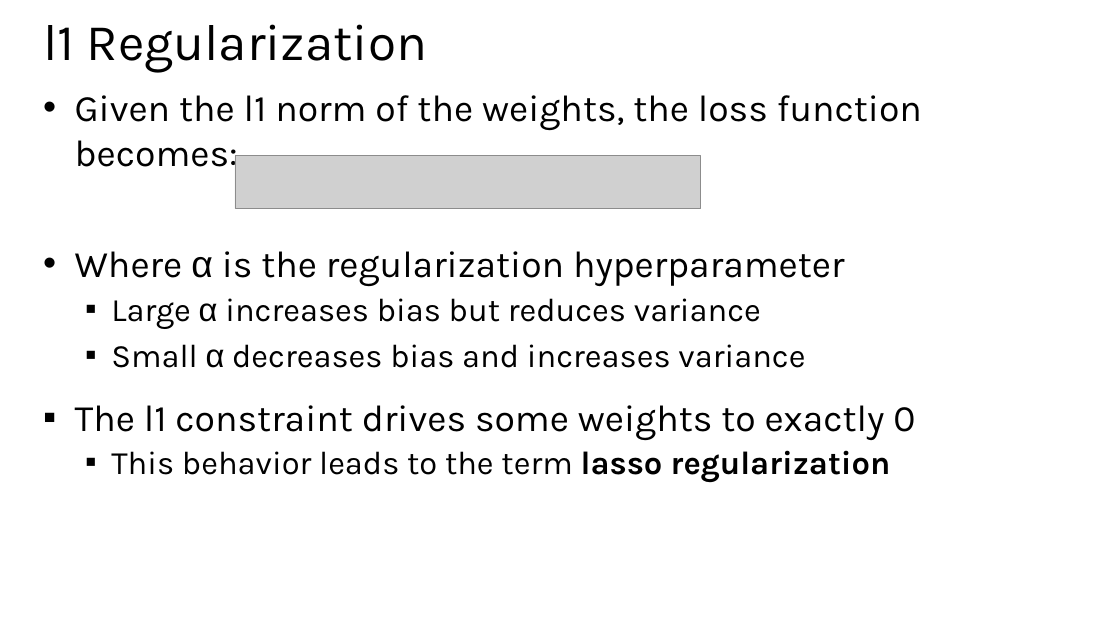
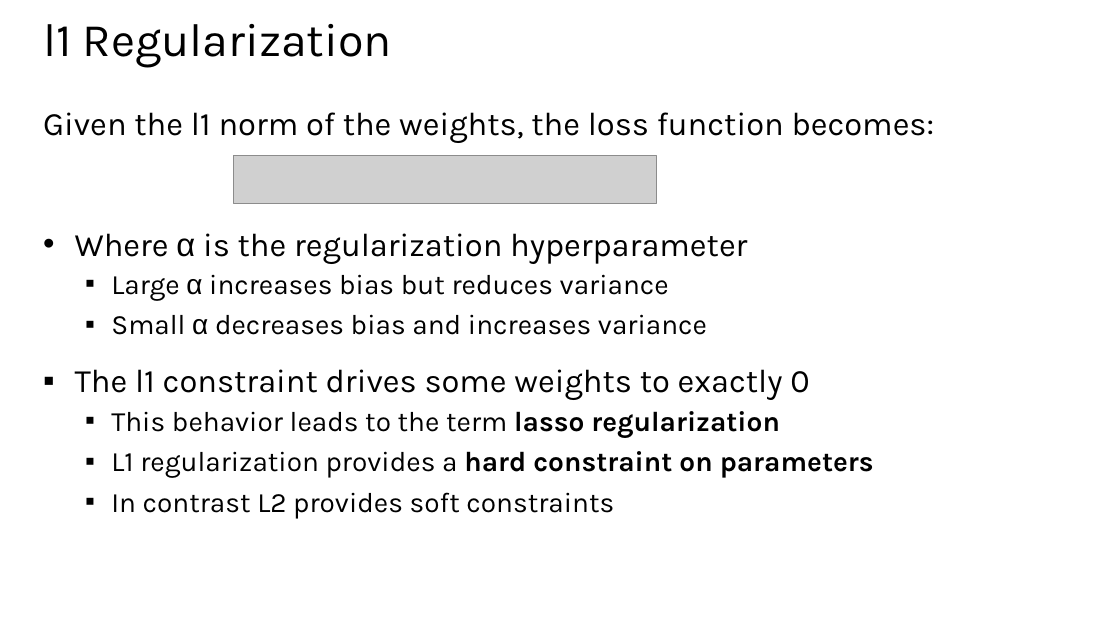
Before and after one commit to StephenElston/CSCI-E25, a slide deck: slide 57 of Slides/7_RegularizationAndOptimization.pptx (slide 68 before the commit). Drawn at 1120x630 pixels with LibreOffice and Linux fonts; fonts in the diff are those of the drawing; grey boxes stand for pictures. Boxes give left, top, right and bottom in pixels: in the first picture for what was removed or moved away, otherwise in the second. Text is boxed around its words. In the diff, an @@ line names an element or a change of style, - is before the commit and + after.

```diff
--- a/Slides/7_RegularizationAndOptimization.pptx
+++ b/Slides/7_RegularizationAndOptimization.pptx
@@ title "l1 Regularization" at box(43, 24, 392, 68): size 44 to 40 pt @@
@@ text "Given the l1 norm of ...": place and size @@
-text "Given the l1 norm of ..." at box(75, 95, 922, 176)
+text "Given the l1 norm of ..." at box(43, 112, 935, 143)
@@ text "Given the l1 norm of ..." at box(43, 112, 935, 143): size 32 to 28 pt; bullet • to none @@
@@ picture: place and size @@
-picture at box(235, 155, 702, 208)
+picture at box(234, 155, 656, 203)
@@ text "Where α is the regularization ...": place and size @@
-text "Where α is the regularization ..." at box(75, 251, 915, 482)
+text "Where α is the regularization ..." at box(75, 233, 874, 518)
@@ text at box(75, 233, 809, 437): size 32 to 28 pt in "Where α is the regularization hyperparameter", "The l1 constraint drives some weights to ..."; size 28 to 24 pt in "Large α increases bias but reduces variance", "Small α decreases bias and increases variance", "This behavior leads to the term lasso ..." @@
@@ text at box(111, 451, 874, 518): paragraphs added @@
+  ▪ L1 regularization provides a hard constraint on parameters
+  ▪ In contrast L2 provides soft constraints
```
Also in this commit, not shown: 31 other slides changed, 1 slide added, 12 slides removed.
